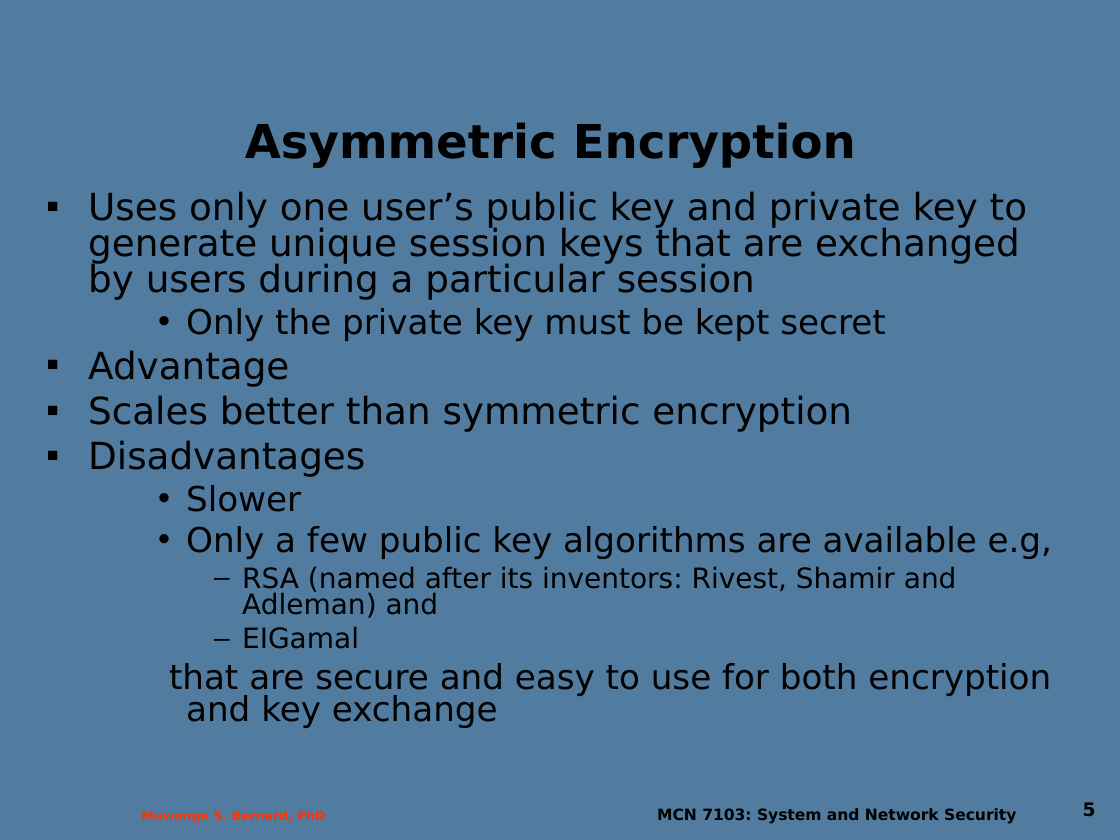
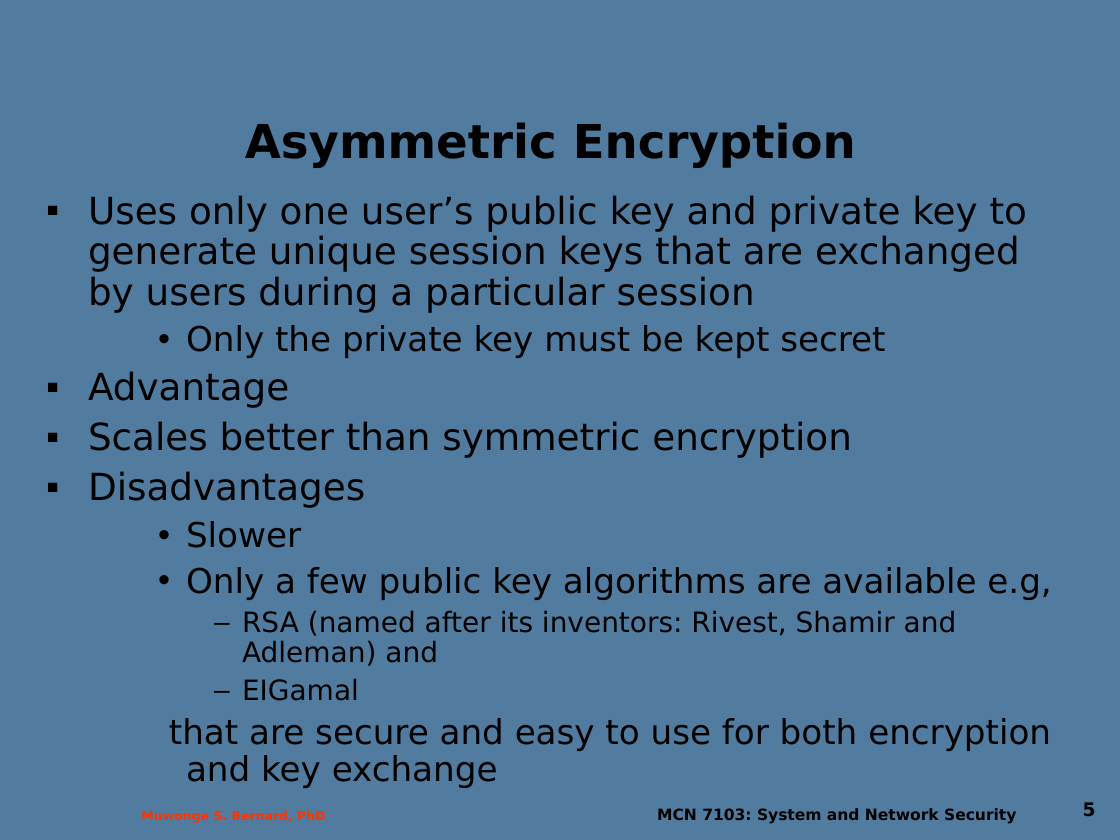
Before and after one commit to Dihfahsih1/Masters-Software-Engineering, a slide deck: slide 5 of yr-sem1/System and Network Security/Lecture_3.ppt. Drawn at 1120x840 pixels with LibreOffice and Linux fonts; fonts in the diff are those of the drawing; background and template pictures are left out. Boxes give left, top, right and bottom in pixels: in the first picture for what was removed or moved away, otherwise in the second. Text is boxed around its words. In the diff, an @@ line names an element or a change of style, - is before the commit and + after.

```diff
--- a/yr-sem1/System and Network Security/Lecture_3.ppt
+++ b/yr-sem1/System and Network Security/Lecture_3.ppt
@@ text "Uses only one user’s public ..." at (x1=88, y1=195, x2=1051, y2=788): line spacing 0.8 to 0.9 @@
```
Also in this commit, not shown: 2 other slides changed, 5 other files.
